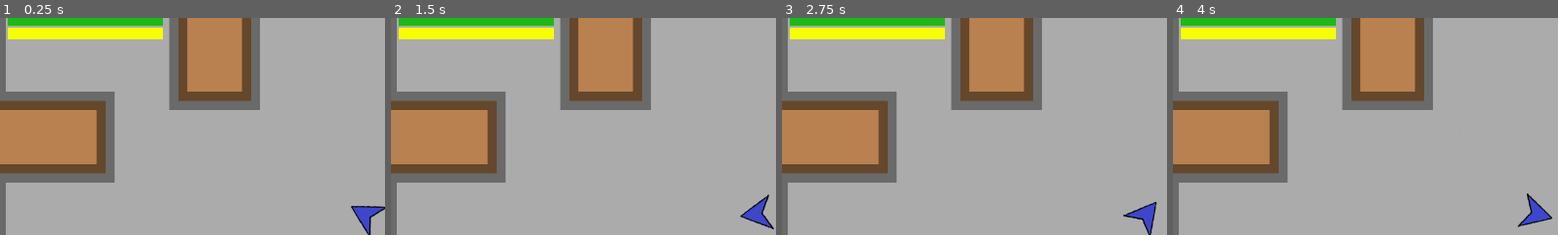
Above: before the commit, frames 1-4 (left to right).
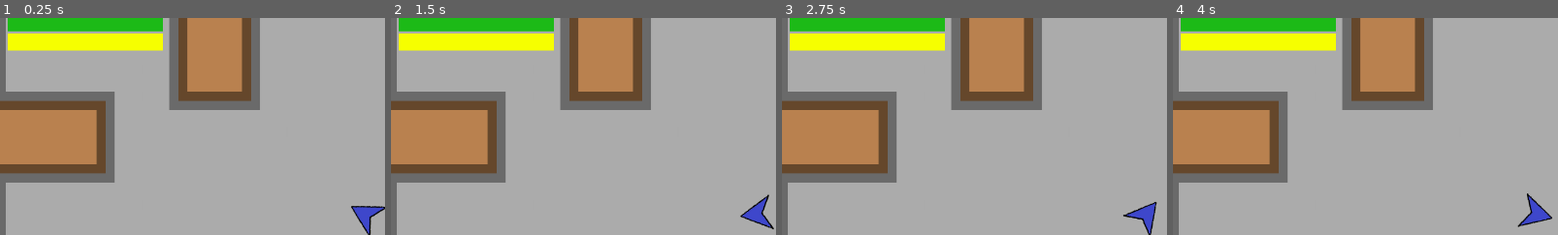
Above: after the commit, the same moments.

Repository: afkpuezo/blinkshooter
Game: Godot game, scene res://scenes/demos/demo.tscn
The game is run twice, just before and just after one commit, with the same random seed, the same clock (stepped at 60 frames per second) and the same inputs.
Inputs (mouse positions are % of the whole screen's width and height, from its top left):
- Up to frame 1 (0.25 s): no input
- Up to frame 2 (1.5 s): tap Enter at 0.5 s; move the mouse to (72, 45) at 0.52 s; click (72, 45) at 0.6 s; tap Space at 1.25 s; move the mouse to (30, 55) at 1.27 s; click (30, 55) at 1.35 s
- Up to frame 3 (2.75 s): tap Enter at 2 s; move the mouse to (60, 28) at 2.02 s; click (60, 28) at 2.1 s
- Up to frame 4 (4 s): tap Space at 2.75 s; move the mouse to (45, 70) at 2.77 s; click (45, 70) at 2.85 s; tap Enter at 3.5 s; move the mouse to (80, 65) at 3.52 s; click (80, 65) at 3.6 s
The pictures show only the part of the screen within x 2-52%, y 5-55%; the shares and areas given below are measured in that part.

The runs differ from the first frame. In frame 1, 3.6% of the frame differs, in the area x 2-43%, y 3-16%; in frame 2, 3.6%; in frame 3, 3.6%; in frame 4, 3.6%.

Commit message:
cooldown text formatting

Diff:
--- a/scenes/ui/player_ui/action_ui/action_ui_tile/action_ui_tile.gd
+++ b/scenes/ui/player_ui/action_ui/action_ui_tile/action_ui_tile.gd
@@ -7,7 +7,10 @@
 export(Color) var default_modulate
 export(Color) var not_ready_modulate
 
-export var no_cooldown_threshold := 0.1
+export var min_cooldown_threshold := 0.1 # 0 if it ever ticks < this
+export var min_start_cooldown_threshold := 0.5 # ignore cooldown if it goes from 0 to this
+export var no_decimal_threshold := 2.0 # only draw whole number if >= this
+var current_cooldown := 0.0
 
 # is there a better way to copy?
 export var current_slot_scale_factor := 1.5
@@ -65,13 +68,19 @@
 func set_cooldown(amount: float):
 	var text: String
 
-	if amount == 0 or amount < no_cooldown_threshold:
+	if current_cooldown == 0 and amount < min_start_cooldown_threshold:
+		current_cooldown = 0
+	elif amount < min_cooldown_threshold:
+		current_cooldown = 0
+	elif amount >= no_decimal_threshold:
+		current_cooldown = ceil(amount)
+	else:
+		current_cooldown = amount
+
+	if current_cooldown == 0:
 		text = ""
-	elif amount >= 1:
-		text = String(ceil(amount))
 	else:
-		text = String(amount)
-		text = text.substr(1, 2) # eg 0.973 -> .9
+		text = String(current_cooldown).substr(0, 3)
 
 	cooldown_label.text = text
 
--- a/scenes/ui/player_ui/player_ui.tscn
+++ b/scenes/ui/player_ui/player_ui.tscn
@@ -17,21 +17,21 @@
 
 [node name="HealthBar" parent="ResourceBarManager" instance=ExtResource( 2 )]
 margin_right = 273.0
-margin_bottom = 20.0
-rect_min_size = Vector2( 120, 20 )
+margin_bottom = 30.0
+rect_min_size = Vector2( 120, 30 )
 
 [node name="EnergyBar" parent="ResourceBarManager" instance=ExtResource( 2 )]
-margin_top = 24.0
+margin_top = 34.0
 margin_right = 273.0
-margin_bottom = 44.0
-rect_min_size = Vector2( 120, 20 )
+margin_bottom = 64.0
+rect_min_size = Vector2( 120, 30 )
 theme = ExtResource( 3 )
 
 [node name="WeaponUIContainer" parent="ResourceBarManager" instance=ExtResource( 4 )]
 margin_left = 0.0
-margin_top = 48.0
+margin_top = 68.0
 margin_right = 273.0
-margin_bottom = 48.0
+margin_bottom = 68.0
 grow_horizontal = 1
 alignment = 0
 is_weapon_bar = true
